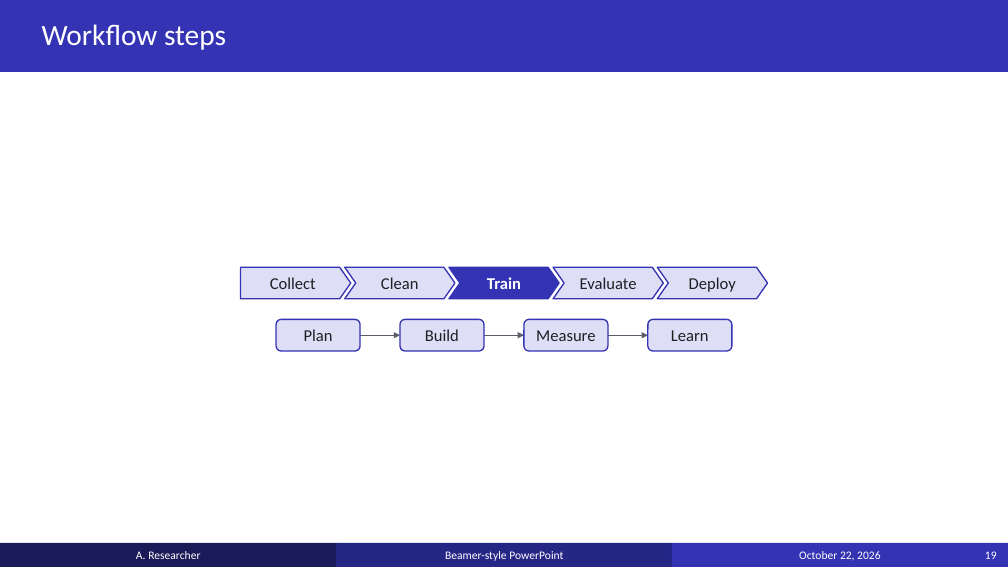
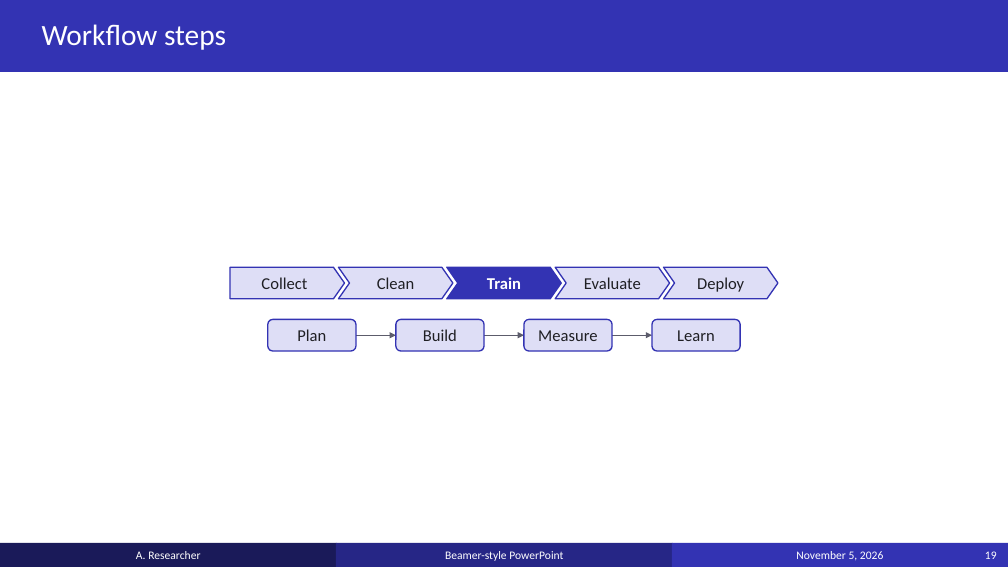
Before and after one commit to anoted/ppt-templated, a slide deck: slide 19 of examples/example_deck.pptx. Drawn at 1008x567 pixels with LibreOffice and Linux fonts; fonts in the diff are those of the drawing. Boxes give left, top, right and bottom in pixels: in the first picture for what was removed or moved away, otherwise in the second. Text is boxed around its words. In the diff, an @@ line names an element or a change of style, - is before the commit and + after.

```diff
--- a/examples/example_deck.pptx
+++ b/examples/example_deck.pptx
@@ pentagon arrow "Collect": place and size @@
-pentagon arrow "Collect" at <box>240,268,351,299</box>
+pentagon arrow "Collect" at <box>230,268,344,299</box>
@@ chevron "Clean": place and size @@
-chevron "Clean" at <box>345,268,455,299</box>
+chevron "Clean" at <box>339,268,453,299</box>
@@ chevron "Evaluate": place and size @@
-chevron "Evaluate" at <box>554,268,664,299</box>
+chevron "Evaluate" at <box>555,268,669,299</box>
@@ chevron "Deploy": place and size @@
-chevron "Deploy" at <box>657,268,768,299</box>
+chevron "Deploy" at <box>664,268,778,299</box>
@@ rounded rectangle "Plan": place and size @@
-rounded rectangle "Plan" at <box>276,319,360,351</box>
+rounded rectangle "Plan" at <box>268,319,356,351</box>
@@ rounded rectangle "Build": place and size @@
-rounded rectangle "Build" at <box>400,319,484,351</box>
+rounded rectangle "Build" at <box>396,319,485,351</box>
@@ rounded rectangle "Measure": place and size @@
-rounded rectangle "Measure" at <box>524,319,608,351</box>
+rounded rectangle "Measure" at <box>524,319,613,351</box>
@@ rounded rectangle "Learn": place and size @@
-rounded rectangle "Learn" at <box>648,319,732,351</box>
+rounded rectangle "Learn" at <box>652,319,740,351</box>
@@ arrow moved from (360, 335) - (400, 335) to (356, 335) - (396, 335) @@
@@ arrow moved from (608, 335) - (648, 335) to (613, 335) - (652, 335) @@
@@ text in rectangle at <box>796,551,883,560</box>: text changed @@
-October 22, 2026
+November 5, 2026
```
Also in this commit, not shown: 22 other slides changed, 6 slides added, 34 other files.
